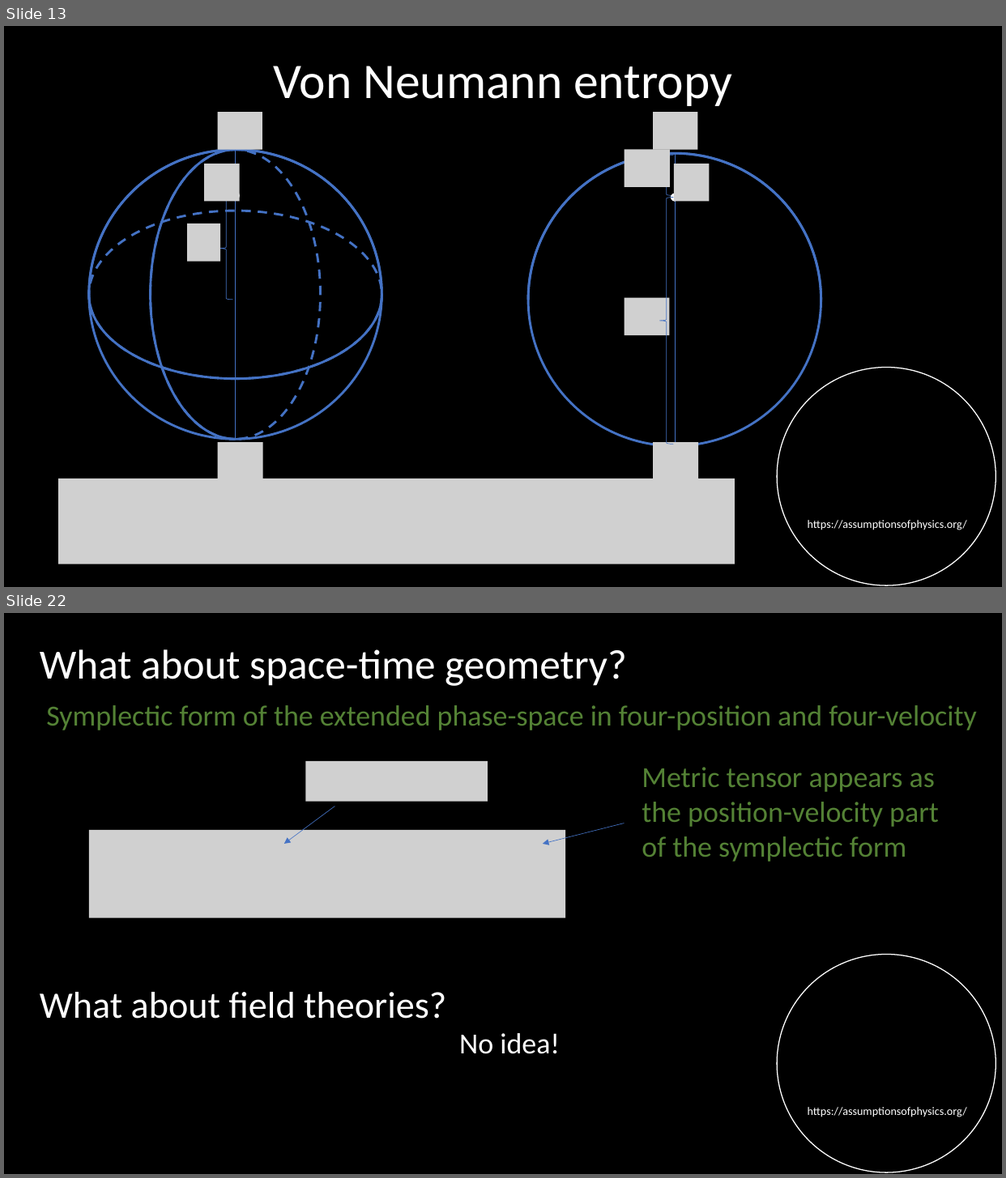
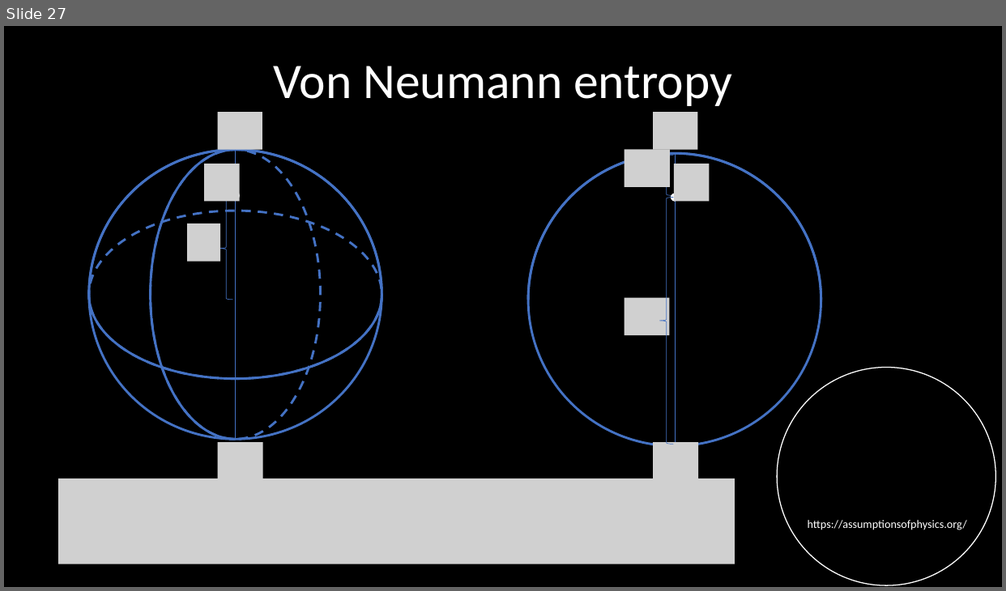
Before and after one commit to assumptionsofphysics/slides, a slide deck: 2026/20260701-BornIsEntropy.pptx. Shown one above the other, each under a label of ours: slides 13 and 22 before the commit, slide 27 after it; the slides between them are not shown. The pictures are 1006x1178 and 1006x591 pixels, drawn with LibreOffice and Linux fonts; fonts in the diff are those of the drawing; grey boxes stand for pictures; background and template pictures are left out. Boxes give left, top, right and bottom in pixels: in the first picture for what was removed or moved away, otherwise in the second. Text is boxed around its words. In the diff, an @@ line names an element or a change of style, - is before the commit and + after.

```diff
--- a/2026/20260701-BornIsEntropy.pptx
+++ b/2026/20260701-BornIsEntropy.pptx
@@ slide 22 removed at <box>4,613,1002,1174</box>, background #000000; not listed: 2 template elements that a slide beside it also shows @@
@@ text removed at <box>40,649,627,686</box> @@
-What about space-time geometry?
@@ text removed at <box>46,705,977,730</box> @@
-Symplectic form of the extended phase-space in four-position and four-velocity
@@ picture removed at <box>305,761,488,802</box> @@
@@ text removed at <box>641,767,939,862</box> @@
-Metric tensor appears as the position-velocity part of the symplectic form
@@ arrow removed from (335, 806) to (284, 844) @@
@@ picture removed at <box>88,830,565,918</box> @@
@@ arrow removed from (624, 824) to (543, 844) @@
@@ text removed at <box>40,992,446,1019</box> @@
-What about field theories?
@@ text removed at <box>459,1033,560,1054</box> @@
-No idea!
@@ what was slide 13 is now slide 27 @@
```
Also in this commit, not shown: 3 slides changed, 15 slides added, 9 other slides removed.
